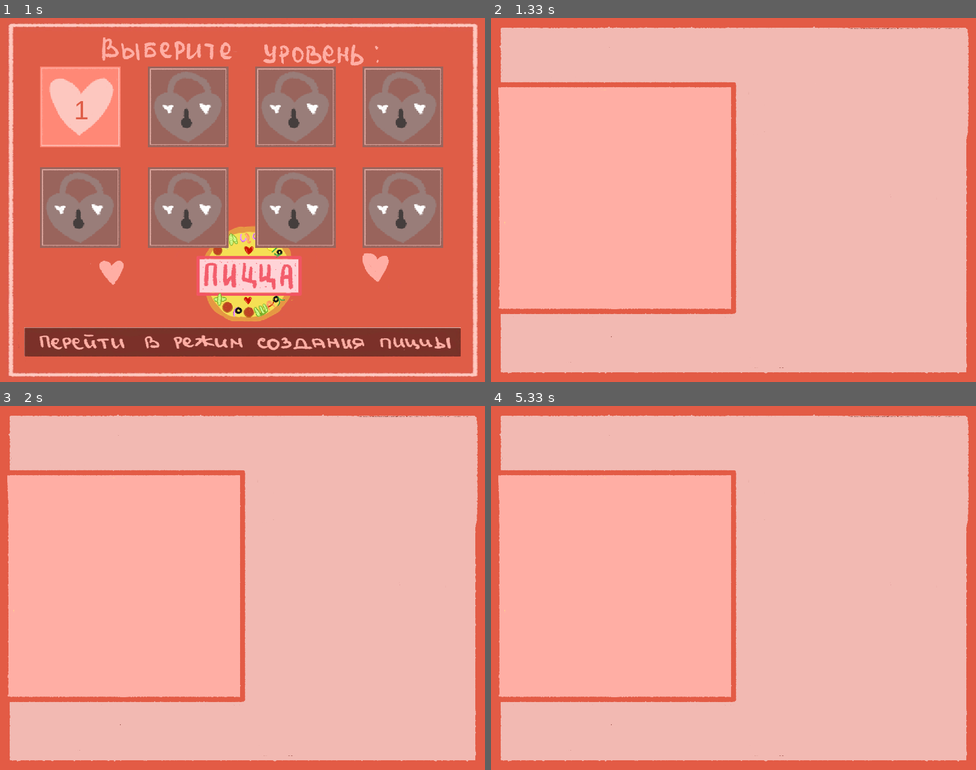
Above: before the commit, frames 1-4 (two rows, left to right).
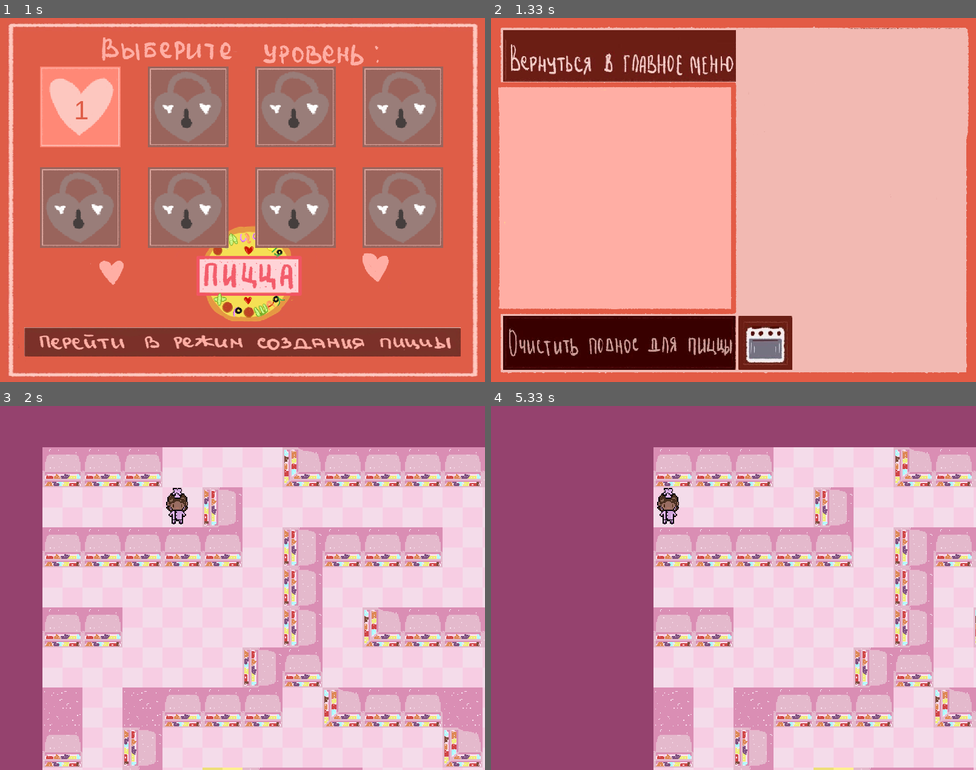
Above: after the commit, the same moments.

Repository: KsenyaShestakova/pygame_project
Game: pygame game, started from GAME1.py
Two runs of this game, one before a commit and one after it. Both use one fixed random seed, a clock stepped at 60 frames per second and the inputs below.
Inputs (mouse positions are in pixels of both pictures, inside the frame that each line leads up to):
- Up to frame 1 (1 s): click (354, 149) at 0.38 s; hold Right from 0.67 s (still down)
- Up to frame 2 (1.33 s): release Right at 1.13 s; click (733, 341) at 1.22 s
- Up to frame 3 (2 s): click (126, 442) at 1.55 s; click (77, 493) at 1.88 s, where only the run after the commit has a clickable "1"
- Up to frame 4 (5.33 s): hold Up 2.17-2.47 s; move the mouse to (583, 675) at 2.2 s; hold Right 2.5-2.97 s; hold Left 3-3.53 s; hold Down 3.57-3.87 s; hold Left 3.9-4.3 s; tap D at 4.33 s; tap A at 4.67, 5 s

Frame 1 is identical in both runs. In frame 2, 15% of the frame differs, in the area x 2-63%, y 3-97%; in frame 3, 100%; in frame 4, 100%, in the area x 0-100%, y 0-100%.

Commit message:
buttons red

Diff:
--- a/screens/SCREEN_redactor.py
+++ b/screens/SCREEN_redactor.py
@@ -7,6 +7,7 @@
 from py_files.file_with_sprite_groups import btns, all_sprites
 
 pygame.init()
+red_group = pygame.sprite.Group()
 
 
 def redactor(surface, size: (int, int)):
@@ -29,21 +30,48 @@
     fon = pygame.transform.scale(load_image(f'red{n}.png'), (WIDTH, HEIGHT))
     sauce = pygame.transform.scale(load_image('sauce_on.png'), (WIDTH, HEIGHT))
     cheese = pygame.transform.scale(load_image('cheese_on.png'), (WIDTH, HEIGHT))
-    tomato = pygame.transform.scale(load_image('tomato_on.png'), (WIDTH // 15, HEIGHT // 15))
-    pepperoni = pygame.transform.scale(load_image('pepperoni_on.png'), (WIDTH // 15, HEIGHT // 15))
+    tomato = pygame.transform.scale(load_image('tomato_on.png'), (WIDTH // 15, HEIGHT // 11.25))
+    pepperoni = pygame.transform.scale(load_image('pepperoni_on.png'), (WIDTH // 15, HEIGHT // 11.25))
+    bake = pygame.transform.scale(load_image('baking.png'), (WIDTH, HEIGHT))
+
     centre = (WIDTH // 60 + (WIDTH // 2.087) // 2, HEIGHT // 5 + (HEIGHT // 1.6981) // 2)
     radius = WIDTH // 4.1667
     surface.blit(fon, (0, 0))
 
+    btn_bake = Buttons('baking.jpg', WIDTH // 1.96, HEIGHT // 1.22, WIDTH // 8.96, HEIGHT // 6.72)
+    btn_go_menu = Buttons('go_to_menu.jpg', WIDTH // 40, HEIGHT // 30, WIDTH // 2.08, HEIGHT // 7.03)
+    btn_clean = Buttons('clean.jpg', WIDTH // 40, HEIGHT // 1.22, WIDTH // 2.08, HEIGHT // 6.72)
+    btn_clean.add(red_group)
+    btn_bake.add(red_group)
+    btn_go_menu.add(red_group)
+
     while True:
 
+        red_group.draw(surface)
         for event in pygame.event.get():
-
+            red_group.update(event)
             if event.type == pygame.QUIT:
                 terminate()
+
+            if event.type == pygame.MOUSEBUTTONDOWN and btn_go_menu.is_clicked:
+                for el in red_group:
+                    el.kill()
+                return
+
+            if event.type == pygame.MOUSEBUTTONDOWN and btn_clean.is_clicked:
+                surface.blit(fon, (0, 0))
+                btn_clean.is_clicked = False
+
+            if event.type == pygame.MOUSEBUTTONDOWN and btn_bake.is_clicked:
+                surface.blit(bake, (0, 0))
+                btn_bake.is_clicked = False
+
             if event.type == pygame.KEYDOWN:
                 if event.key == pygame.K_ESCAPE:
+                    for el in red_group:
+                        el.kill()
                     return
+
             if event.type == pygame.MOUSEBUTTONDOWN and FIRST_LEVEL:
                 if (WIDTH // 1.9355) <= event.pos[0] <= (WIDTH // 1.4052) and \
                         (HEIGHT // 45) <= event.pos[1] <= (HEIGHT // 3.169) and THIRD_LEVEL:
@@ -85,8 +113,5 @@
                                 if event.key == pygame.K_ESCAPE:
                                     return
 
-
-
-
         pygame.display.flip()
         clock.tick(FPS)
Binary file added: data/buttons/baking_change.jpg
Binary file added: data/buttons/clean_change.jpg
Binary file added: data/buttons/go_to_menu_change.jpg
